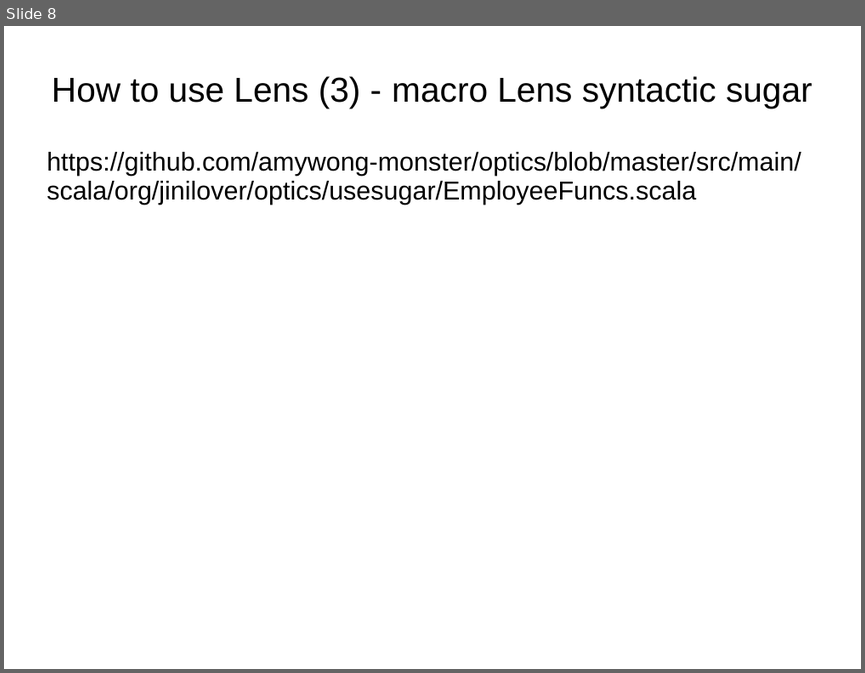
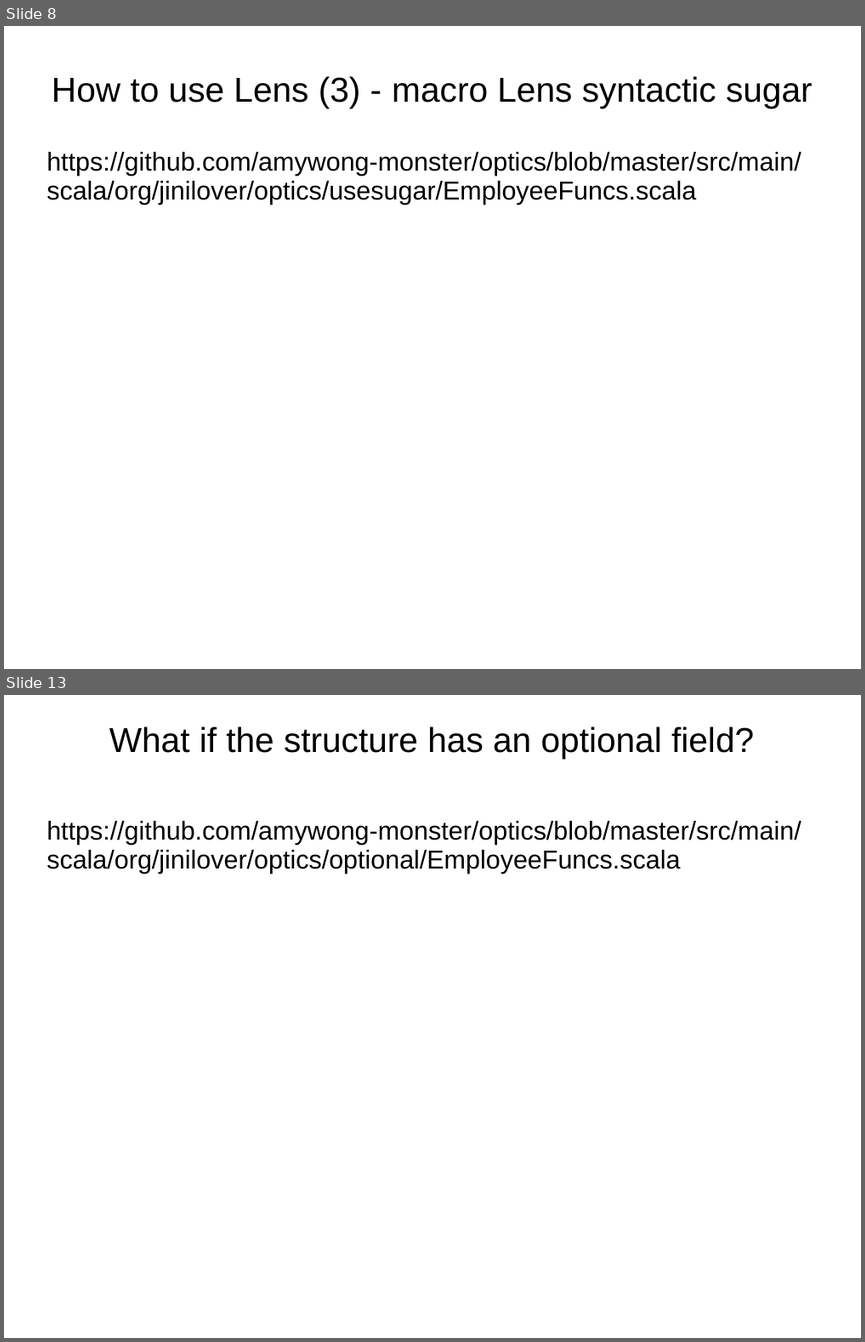
Before and after one commit to amywong-monster/Presentations, a slide deck: 2021-08-05-Update-immutable-data.ppt. Shown one above the other, each under a label of ours: slide 8 before the commit, slides 8 and 13 after it; the slides between them are not shown. The pictures are 865x673 and 865x1342 pixels, drawn with LibreOffice and Linux fonts; fonts in the diff are those of the drawing. Boxes give left, top, right and bottom in pixels: in the first picture for what was removed or moved away, otherwise in the second. Text is boxed around its words. In the diff, an @@ line names an element or a change of style, - is before the commit and + after.

```diff
--- a/2021-08-05-Update-immutable-data.ppt
+++ b/2021-08-05-Update-immutable-data.ppt
@@ slide 13 added at <box>4,695,861,1338</box>, background #FFFFFF @@
@@ title added at <box>109,726,754,758</box>, 32 pt, text #000000 @@
+What if the structure has an optional field?
@@ text added at <box>46,821,800,873</box>, 24 pt, text #000000 @@
+https://github.com/amywong-monster/optics/blob/master/src/main/scala/org/jinilover/optics/optional/EmployeeFuncs.scala
```
Also in this commit, not shown: 3 slides changed, 5 other slides added.
